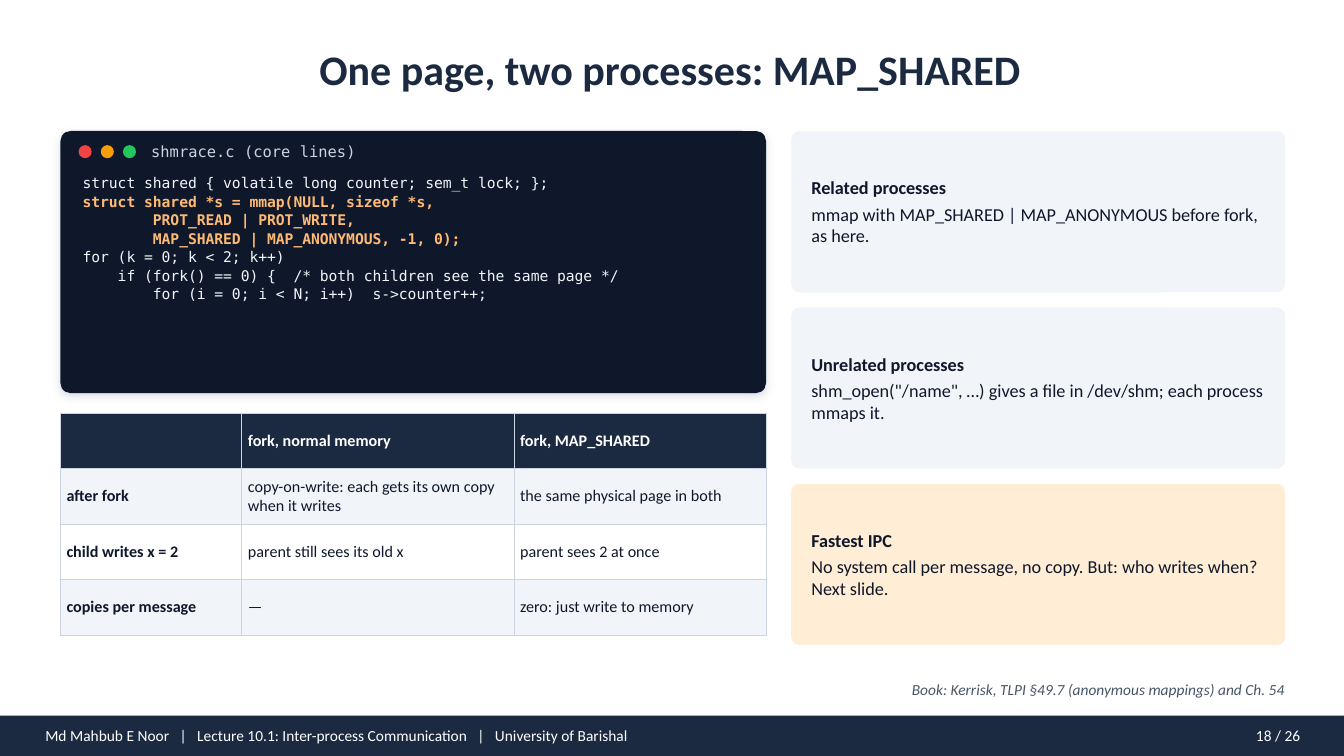
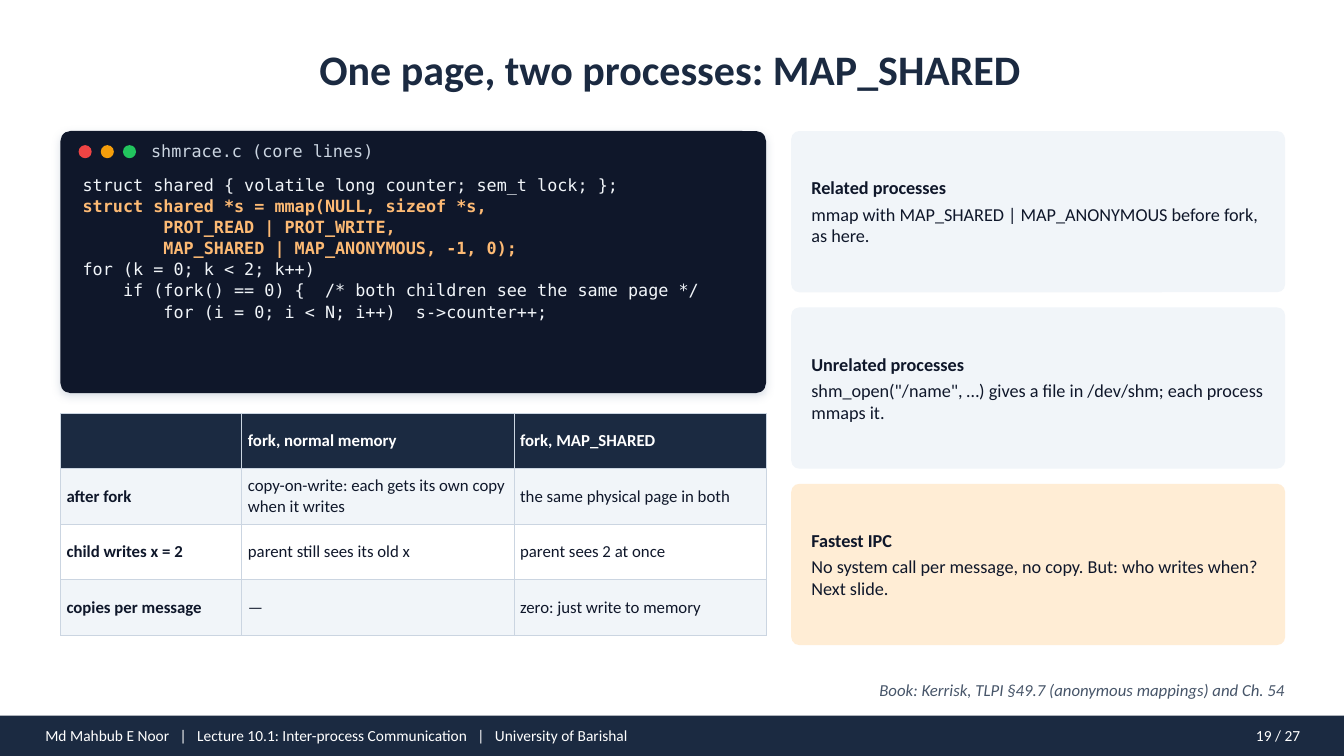
Before and after one commit to mahbubnoor/Introduction-to-system-programming, a slide deck: slide 19 of decks/lecture_10.1.pptx (slide 18 before the commit). Drawn at 1344x756 pixels with LibreOffice and Linux fonts; fonts in the diff are those of the drawing. Boxes give left, top, right and bottom in pixels: in the first picture for what was removed or moved away, otherwise in the second. Text is boxed around its words. In the diff, an @@ line names an element or a change of style, - is before the commit and + after.

```diff
--- a/decks/lecture_10.1.pptx
+++ b/decks/lecture_10.1.pptx
@@ text "shmrace.c (core lines)" at (151,144,374,159): size 11 to 12 pt @@
@@ text "struct shared { volatile long ..." at (83,178,668,321): size 10.5 to 12 pt @@
@@ table at (60,413,766,620) @@
@@ size 11.5 to 12 pt @@
@@ text "Book: Kerrisk, TLPI §49.7 (anonymous ..." at (879,684,1284,699): size 11 to 12 pt @@
@@ text at (1256,731,1301,741): text changed @@
-18 / 26
+19 / 27
```
Also in this commit, not shown: 25 other slides changed, 1 slide added, 25 other files.
